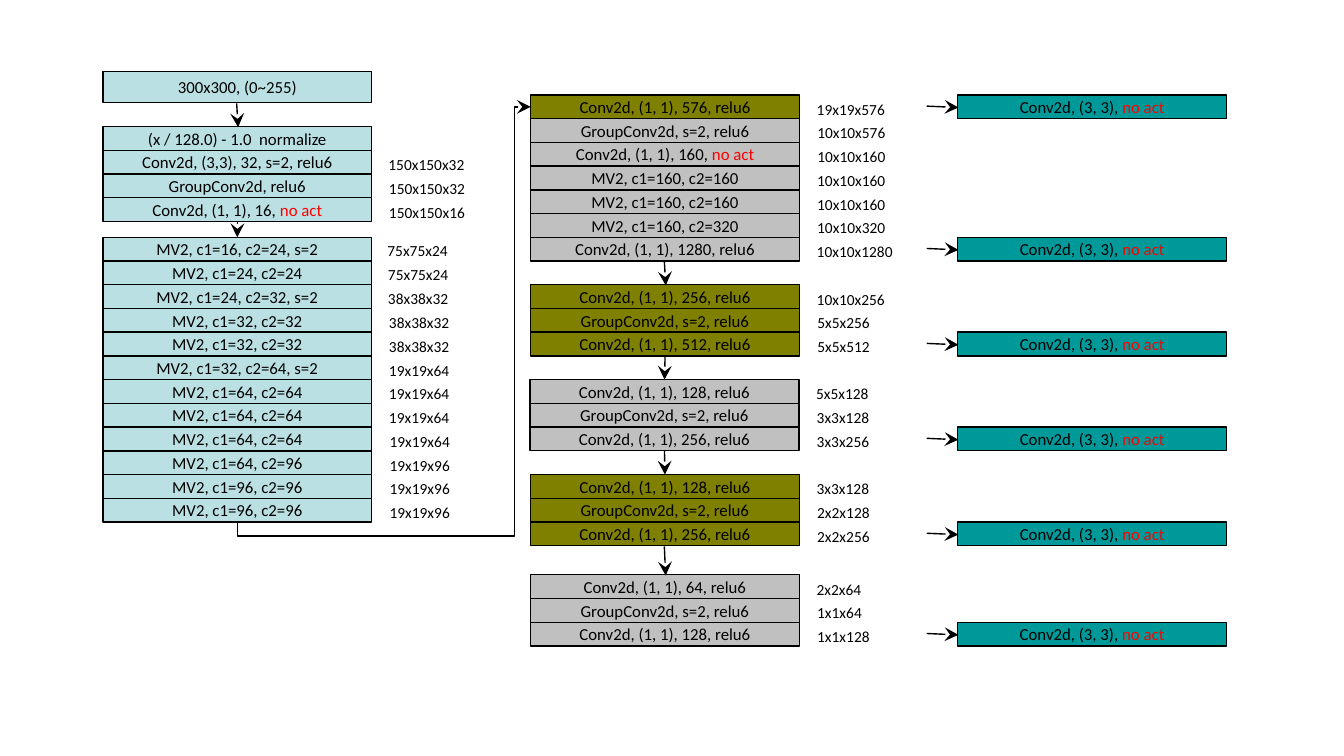
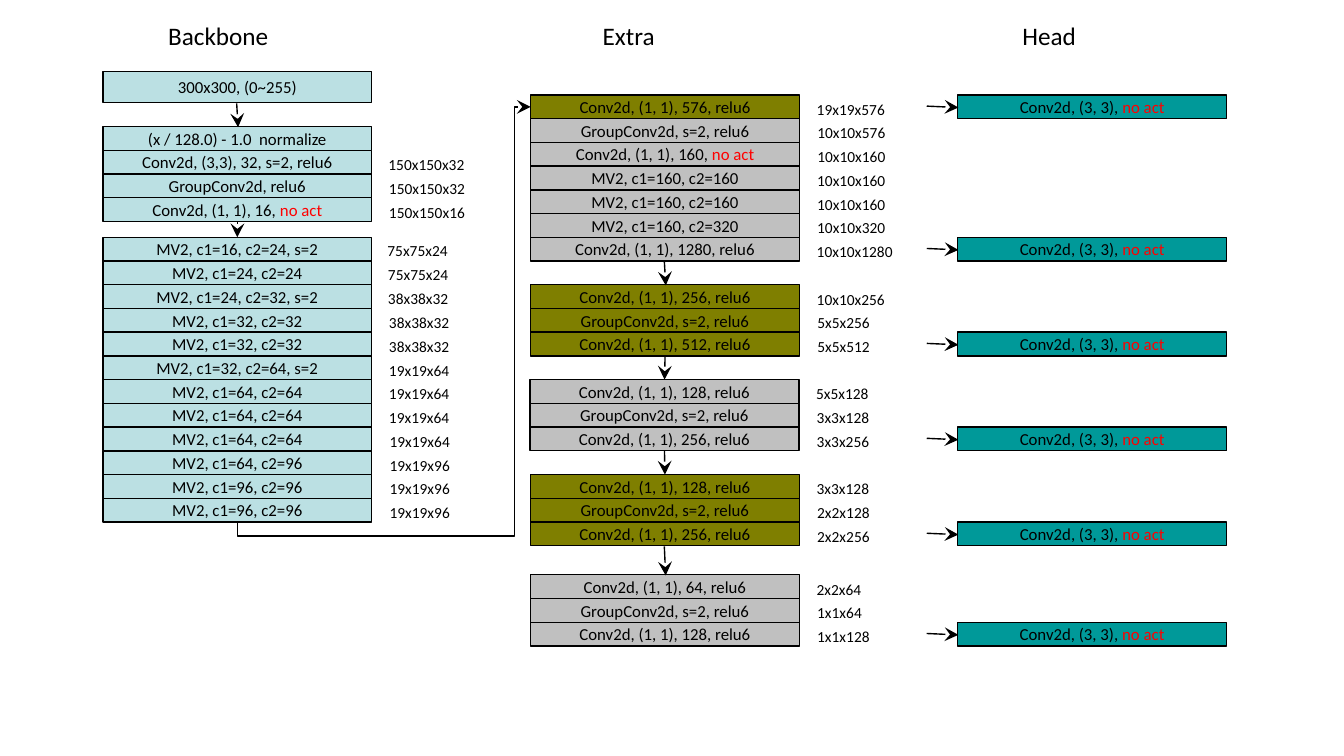
Before and after one commit to ByungHyun21/M-fast, a slide deck: slide 4 of model/type/ssd/doc/1. Architecture.pptx (slide 3 before the commit). Drawn at 1344x756 pixels with LibreOffice and Linux fonts; fonts in the diff are those of the drawing. Boxes give left, top, right and bottom in pixels: in the first picture for what was removed or moved away, otherwise in the second. Text is boxed around its words. In the diff, an @@ line names an element or a change of style, - is before the commit and + after.

```diff
--- a/model/type/ssd/doc/1. Architecture.pptx
+++ b/model/type/ssd/doc/1. Architecture.pptx
@@ text added at box(168, 27, 268, 45), 18 pt, text #000000 @@
+Backbone
@@ text added at box(603, 28, 655, 45), 18 pt, text #000000 @@
+Extra
@@ text added at box(1022, 27, 1075, 45), 18 pt, text #000000 @@
+Head
```
Also in this commit, not shown: 1 slide added, 58 other files.
